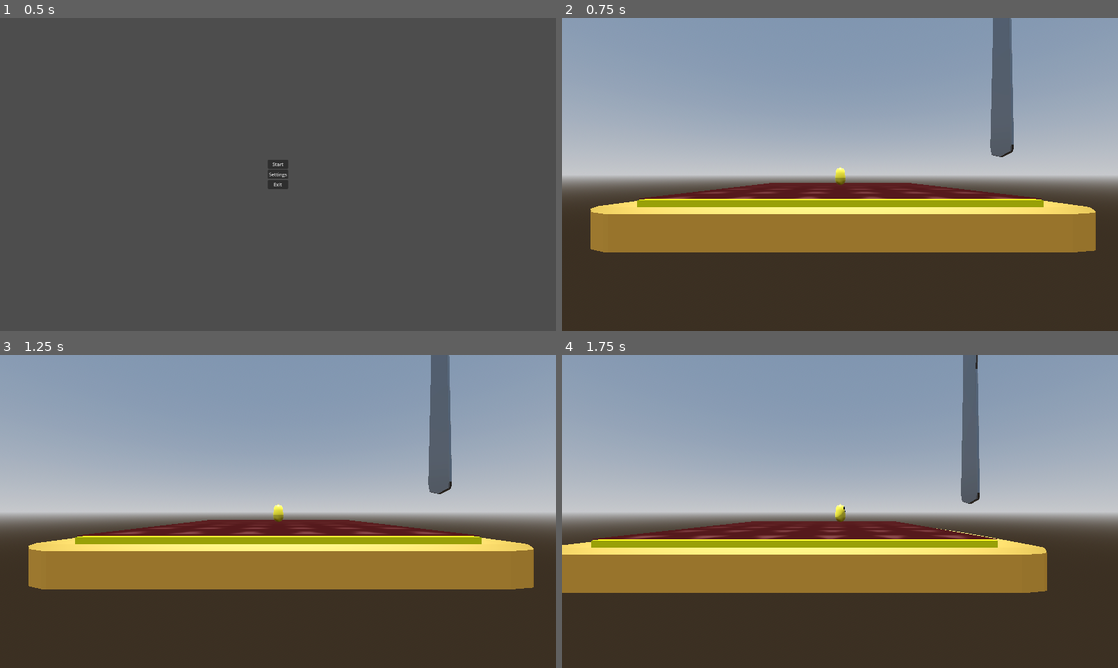
Above: before the commit, frames 1-4 (two rows, left to right).
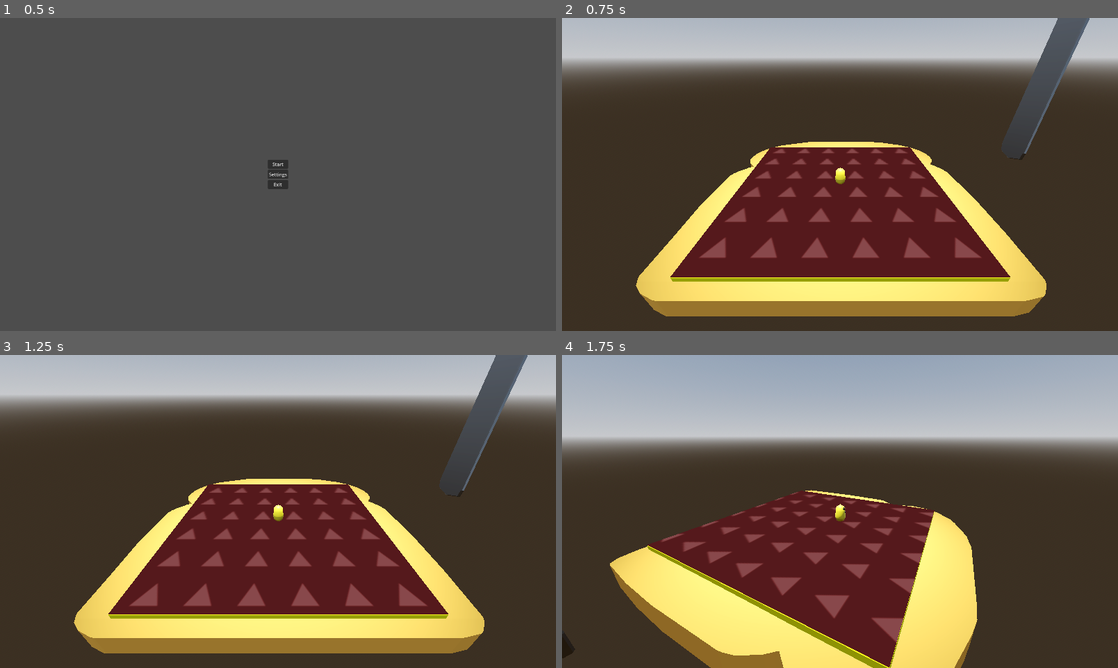
Above: after the commit, the same moments.

Repository: wolfthewizard/mages-breakfast
Game: Godot game, scene res://scenes/environments/menu/menu.tscn
Same seed, same stepped clock (60 frames per second), same inputs: the game is played once before the commit and once after it.
Inputs (mouse positions are in pixels of both pictures, inside the frame that each line leads up to):
- Up to frame 1 (0.5 s): no input
- Up to frame 2 (0.75 s): click "Start" at 0.5 s
- Up to frame 3 (1.25 s): no input
- Up to frame 4 (1.75 s): move the mouse to (962, 495) at 1.27 s; hold D (right) from 1.28 s (still down); tap Space (jump) at 1.35, 1.52 s; click (962, 495) at 1.42 s

Frame 1 is identical in both runs. In frame 2, 84% of the frame differs, in the area x 0-100%, y 0-96%; in frame 3, 84%; in frame 4, 77%.

Commit message:
escape can now handle pause menu, minor changes to camera and overlay shader

Diff:
--- a/Mage's Breakfast/scenes/entities/butter_layer/attack_overlay.gdshader
+++ b/Mage's Breakfast/scenes/entities/butter_layer/attack_overlay.gdshader
@@ -2,7 +2,7 @@
 uniform sampler2D source_texture;
 uniform float scaling = 0.33;
 uniform float angle = 0.0;
-uniform float scroll_speed_mult = 0.25;
+uniform float scroll_speed_mult = 0.5;
 
 void fragment() {
 	float angle2 = angle + PI;
--- a/Mage's Breakfast/scenes/entities/butter_layer/butter_layer.tscn
+++ b/Mage's Breakfast/scenes/entities/butter_layer/butter_layer.tscn
@@ -19,7 +19,7 @@
 shader = ExtResource("1_4njvg")
 shader_parameter/scaling = 0.33
 shader_parameter/angle = 0.0
-shader_parameter/scroll_speed_mult = 0.25
+shader_parameter/scroll_speed_mult = 0.5
 shader_parameter/source_texture = ExtResource("2_6s0yj")
 
 [sub_resource type="PlaneMesh" id="PlaneMesh_nq7mb"]
--- a/Mage's Breakfast/scenes/entities/player/player.gd
+++ b/Mage's Breakfast/scenes/entities/player/player.gd
@@ -19,10 +19,12 @@
 var jump_held: bool = false
 
 
+func _ready():
+	Input.set_mouse_mode(Input.MOUSE_MODE_CAPTURED)
+
+
 func _unhandled_input(event):
-	if event is InputEventMouseButton:
-		Input.set_mouse_mode(Input.MOUSE_MODE_CAPTURED)
-	elif event.is_action_released("jump"):
+	if event.is_action_released("jump"):
 		jump_held = false
 	if Input.get_mouse_mode() == Input.MOUSE_MODE_CAPTURED:
 		if event is InputEventMouseMotion:
--- a/Mage's Breakfast/scenes/entities/player/player.tscn
+++ b/Mage's Breakfast/scenes/entities/player/player.tscn
@@ -22,6 +22,7 @@
 transform = Transform3D(1, 0, 0, 0, 1, 0, 0, 0, 1, 0, 0.005, 0)
 
 [node name="SpringArm3D" type="SpringArm3D" parent="CameraPivot"]
+transform = Transform3D(1, 0, 0, 0, 0.866025, 0.5, 0, -0.5, 0.866025, 0, 0, 0)
 collision_mask = 2
 spring_length = 0.1
 margin = 0.001
--- a/Mage's Breakfast/scenes/environments/level/level.gd
+++ b/Mage's Breakfast/scenes/environments/level/level.gd
@@ -10,10 +10,10 @@
 
 
 func _unhandled_input(event):
-	if event.is_action_pressed("ui_cancel"):
-		Input.set_mouse_mode(Input.MOUSE_MODE_VISIBLE)
+	if event.is_action_pressed("ui_cancel") and not game_over.visible and not pause.visible:
 		get_tree().paused = true
 		pause.visible = true
+		Input.set_mouse_mode(Input.MOUSE_MODE_VISIBLE)
 
 
 func _on_player_cut():
--- a/Mage's Breakfast/scenes/gui/game_over/game_over.gd
+++ b/Mage's Breakfast/scenes/gui/game_over/game_over.gd
@@ -4,6 +4,7 @@
 func _on_restart_button_pressed():
 	get_tree().paused = false
 	get_tree().change_scene_to_file("res://scenes/environments/level/level.tscn")
+	Input.set_mouse_mode(Input.MOUSE_MODE_CAPTURED)
 
 
 func _on_return_button_pressed():
--- a/Mage's Breakfast/scenes/gui/pause/pause.gd
+++ b/Mage's Breakfast/scenes/gui/pause/pause.gd
@@ -1,9 +1,16 @@
 extends Control
+
+
+func _unhandled_input(event):
+	if event.is_action_pressed("ui_cancel") and visible:
+		_on_resume_button_pressed()
+		accept_event()
 
 
 func _on_resume_button_pressed():
 	get_tree().paused = false
 	visible = false
+	Input.set_mouse_mode(Input.MOUSE_MODE_CAPTURED)
 
 
 func _on_settings_button_pressed():
